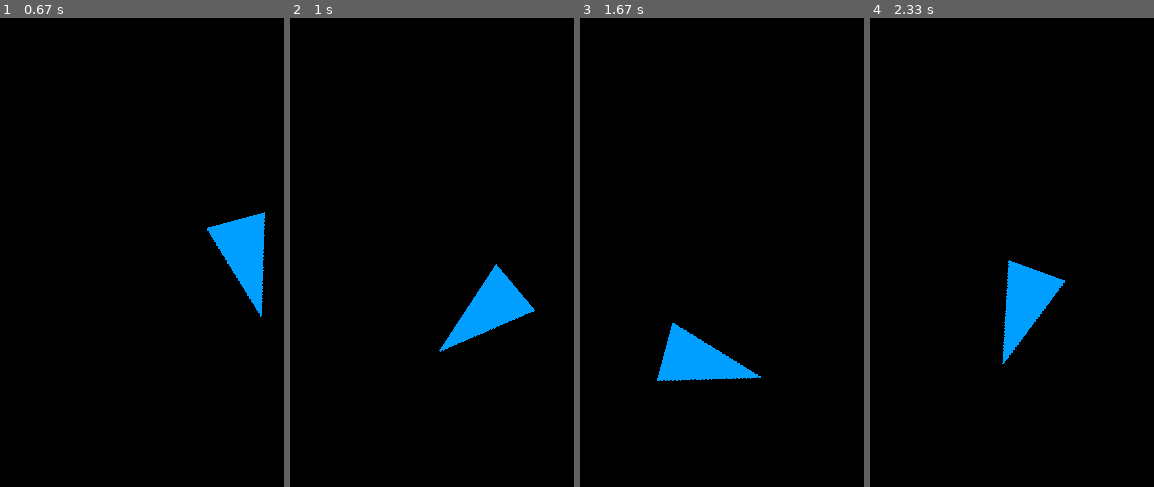
Above: before the commit, frames 1-4 (left to right).
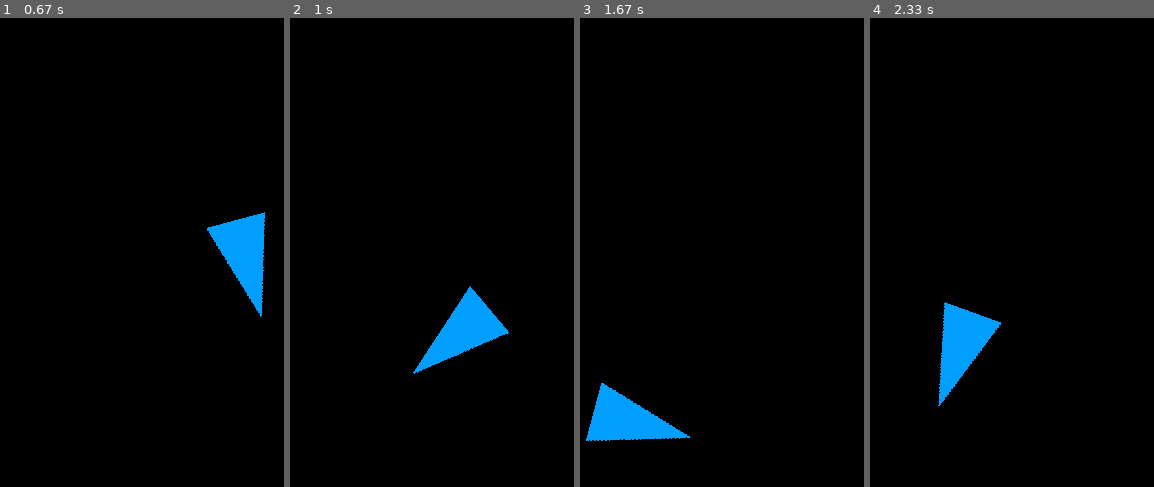
Above: after the commit, the same moments.

Repository: Andrescpyo/triangulo_pygame
Game: pygame game, started from main.py
The game is run twice, just before and just after one commit, with the same random seed, the same clock (stepped at 60 frames per second) and the same inputs.
Inputs:
- Up to frame 1 (0.67 s): hold Right from 0.33 s (still down)
- Up to frame 2 (1 s): release Right at 0.8 s; hold Up from 0.83 s (still down)
- Up to frame 3 (1.67 s): release Up at 1.13 s; hold Right 1.17-1.63 s
- Up to frame 4 (2.33 s): hold Left 1.67-2.2 s; hold Down from 2.23 s (still down)

Frame 1 is identical in both runs. In frame 2, 2.6% of the frame differs, in the area x 43-87%, y 52-76%; in frame 3, 4.6%; in frame 4, 4.6%, in the area x 23-69%, y 51-83%.

Commit message:
version 3.1

Diff:
--- a/main.py
+++ b/main.py
@@ -8,7 +8,7 @@
 # Configuración de la pantalla
 width, height = 800, 600
 screen = pygame.display.set_mode((width, height))
-pygame.display.set_caption('Triángulo Móvil')
+pygame.display.set_caption('Triángulo Sobre Hielo')
 
 # Colores
 black = (0, 0, 0)
@@ -23,10 +23,14 @@
 triangle_angle = 0
 triangle_rotation_speed = 5
 
-# Variables de inercia
-inertia = 0.95
-inertia_speed_x = 0
-inertia_speed_y = 0
+# Variables de fricción
+friction = 0.98 # Fricción normal (menos deslizamiento)
+slippery_friction = 0.6  # Fricción reducida para simular hielo (más deslizamiento)
+current_friction = friction
+
+# Velocidades
+triangle_speed_x = 0
+triangle_speed_y = 0
 
 # Bucle principal
 running = True
@@ -40,15 +44,11 @@
 
     # Movimiento hacia adelante y hacia atrás (inverso)
     if keys[pygame.K_DOWN]:
-        triangle_speed_x = math.cos(math.radians(triangle_angle - 90)) * triangle_speed
-        triangle_speed_y = -math.sin(math.radians(triangle_angle - 90)) * triangle_speed
-        triangle_x += triangle_speed_x
-        triangle_y += triangle_speed_y
+        triangle_speed_x += math.cos(math.radians(triangle_angle - 90)) * triangle_speed
+        triangle_speed_y += -math.sin(math.radians(triangle_angle - 90)) * triangle_speed
     if keys[pygame.K_UP]:
-        triangle_speed_x = -math.cos(math.radians(triangle_angle - 90)) * triangle_speed
-        triangle_speed_y = math.sin(math.radians(triangle_angle - 90)) * triangle_speed
-        triangle_x += triangle_speed_x
-        triangle_y += triangle_speed_y
+        triangle_speed_x += -math.cos(math.radians(triangle_angle - 90)) * triangle_speed
+        triangle_speed_y += math.sin(math.radians(triangle_angle - 90)) * triangle_speed
 
     # Movimiento lateral izquierdo y derecho
     if keys[pygame.K_LEFT]:
@@ -56,11 +56,19 @@
     if keys[pygame.K_RIGHT]:
         triangle_angle -= triangle_rotation_speed
 
-    # Actualizar la inercia
-    inertia_speed_x *= inertia
-    inertia_speed_y *= inertia
-    triangle_x += inertia_speed_x
-    triangle_y += inertia_speed_y
+    # Aplicar fricción
+    triangle_speed_x *= current_friction
+    triangle_speed_y *= current_friction
+
+    # Actualizar posición
+    triangle_x += triangle_speed_x
+    triangle_y += triangle_speed_y
+
+    # Cambiar fricción según si las teclas están presionadas
+    if any(keys):
+        current_friction = slippery_friction
+    else:
+        current_friction = friction
 
     # Dibujar el fondo
     screen.fill(black)
